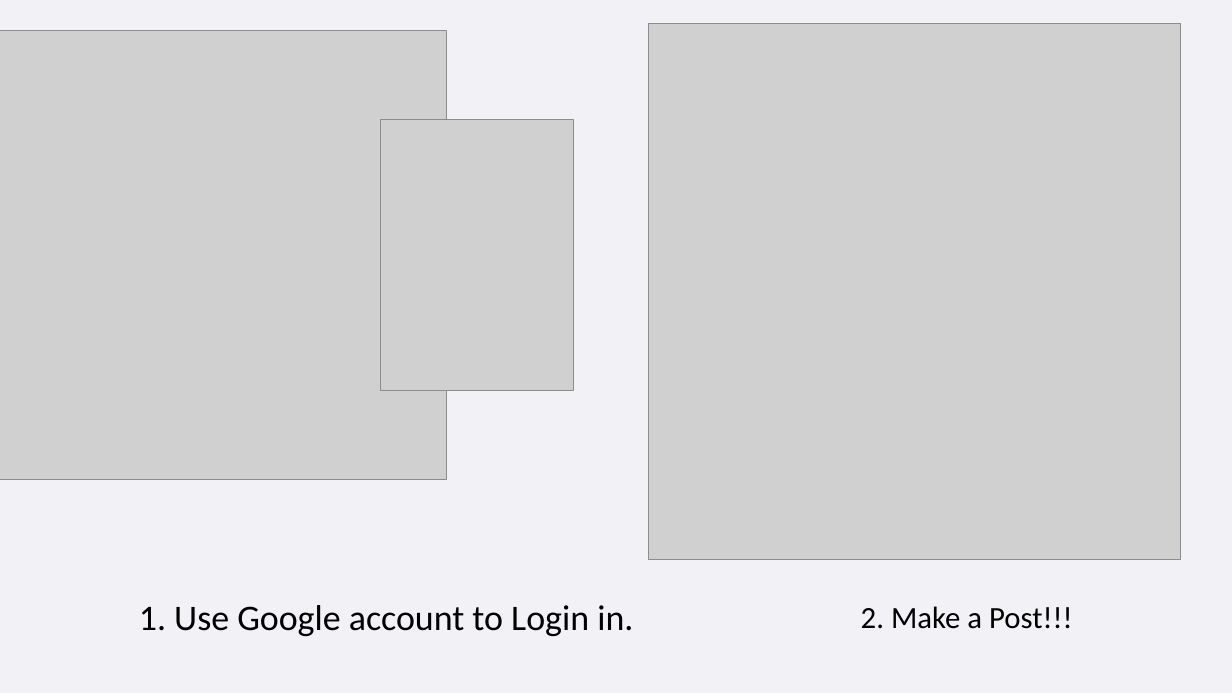
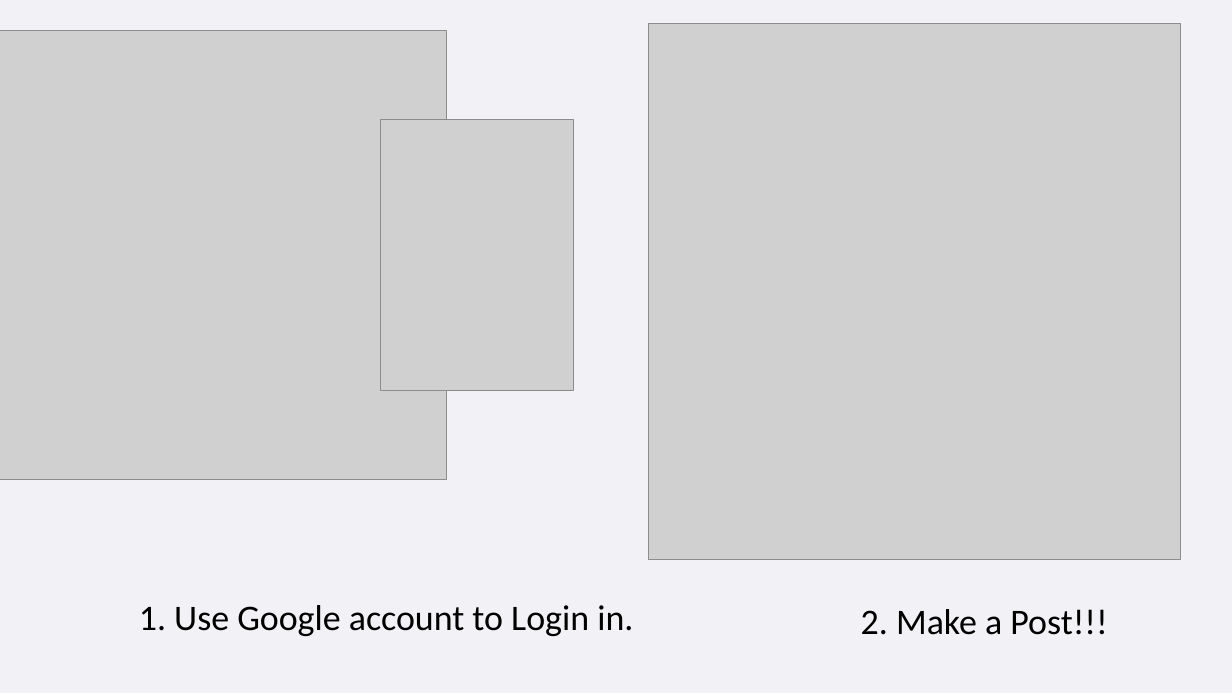
Before and after one commit to bobbydyr/facebook-clone, a slide deck: slide 1 of img/Presentation1.pptx. Drawn at 1232x693 pixels with LibreOffice and Linux fonts; fonts in the diff are those of the drawing; grey boxes stand for pictures. Boxes give left, top, right and bottom in pixels: in the first picture for what was removed or moved away, otherwise in the second. Text is boxed around its words. In the diff, an @@ line names an element or a change of style, - is before the commit and + after.

```diff
--- a/img/Presentation1.pptx
+++ b/img/Presentation1.pptx
@@ text "2. Make a Post!!!" at [861,609,1107,635]: size 24 to 28 pt @@
```
Also in this commit, not shown: 2 other files.
